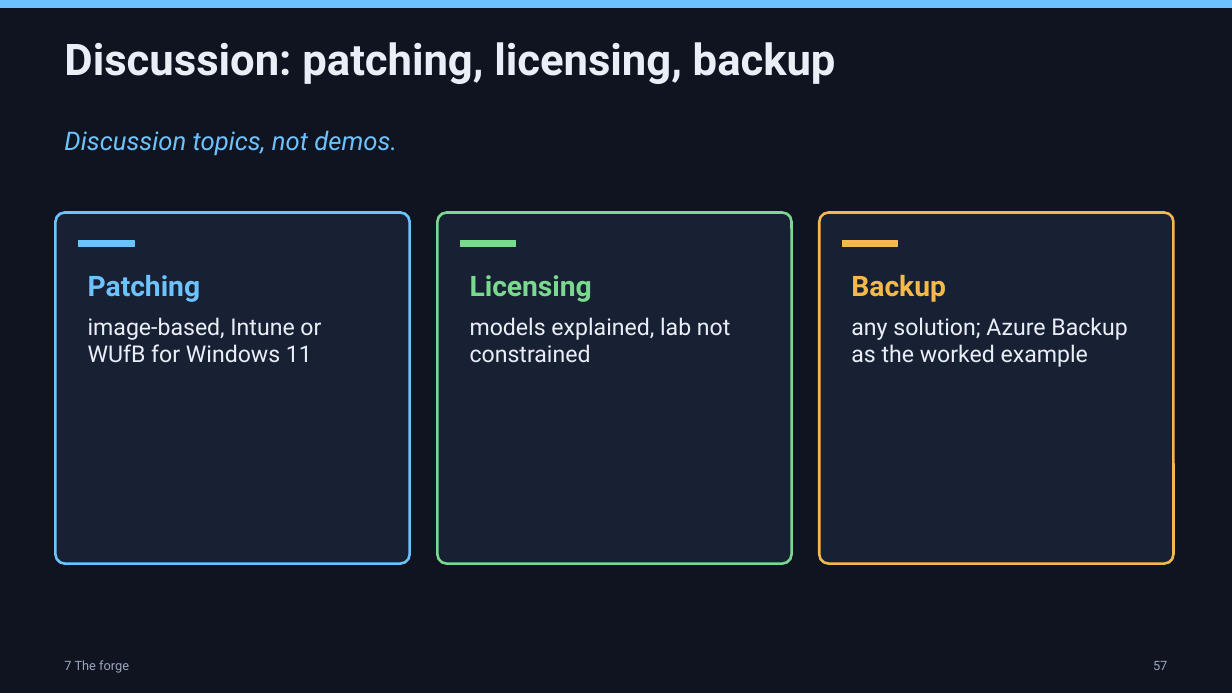
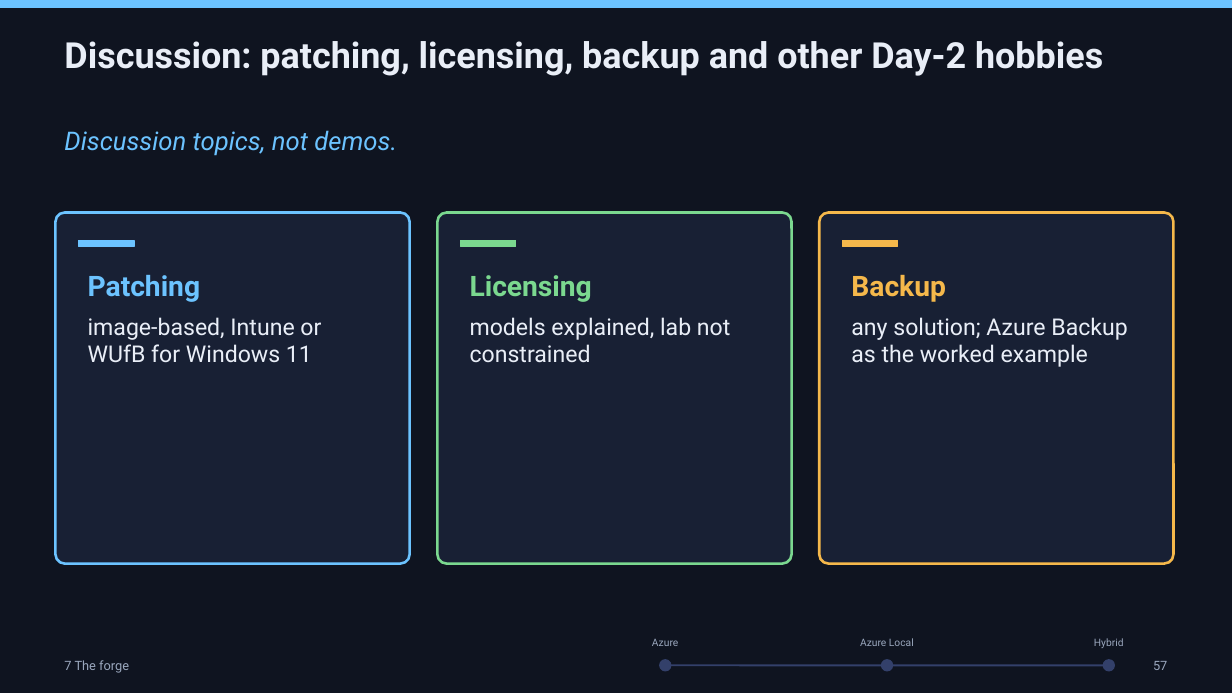
Before and after one commit to thisismydemo/nic2026_avd, a slide deck: slide 65 of presentation/AVD_Anywhere_NIC2026.pptx. Drawn at 1232x693 pixels with LibreOffice and Linux fonts; fonts in the diff are those of the drawing. Boxes give left, top, right and bottom in pixels: in the first picture for what was removed or moved away, otherwise in the second. Text is boxed around its words. In the diff, an @@ line names an element or a change of style, - is before the commit and + after.

```diff
--- a/presentation/AVD_Anywhere_NIC2026.pptx
+++ b/presentation/AVD_Anywhere_NIC2026.pptx
@@ text at [64,41,1103,76]: text changed; size 34 to 28 pt @@
-Discussion: patching, licensing, backup
+Discussion: patching, licensing, backup and other Day-2 hobbies
@@ text added at [652,639,678,646], 8 pt, text #9AA7BD @@
+Azure
@@ text added at [860,638,914,646], 8 pt, text #9AA7BD @@
+Azure Local
@@ text added at [1094,638,1124,648], 8 pt, text #9AA7BD @@
+Hybrid
@@ ellipse added at [660,660,671,671], fill #33406A, outline #33406A 1 pt @@
@@ line added from (665, 665) to (1109, 665), #33406A 1.5 pt @@
@@ ellipse added at [882,660,893,671], fill #33406A, outline #33406A 1 pt @@
@@ ellipse added at [1104,660,1115,671], fill #33406A, outline #33406A 1 pt @@
```
Also in this commit, not shown: 65 other slides changed.
